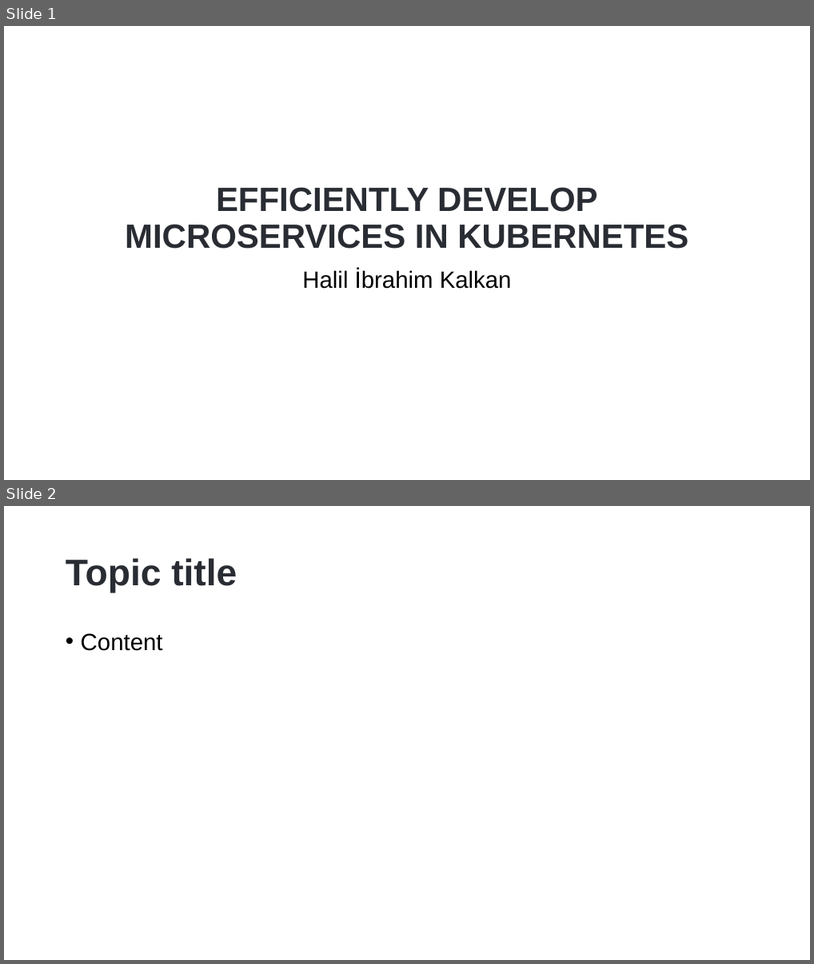
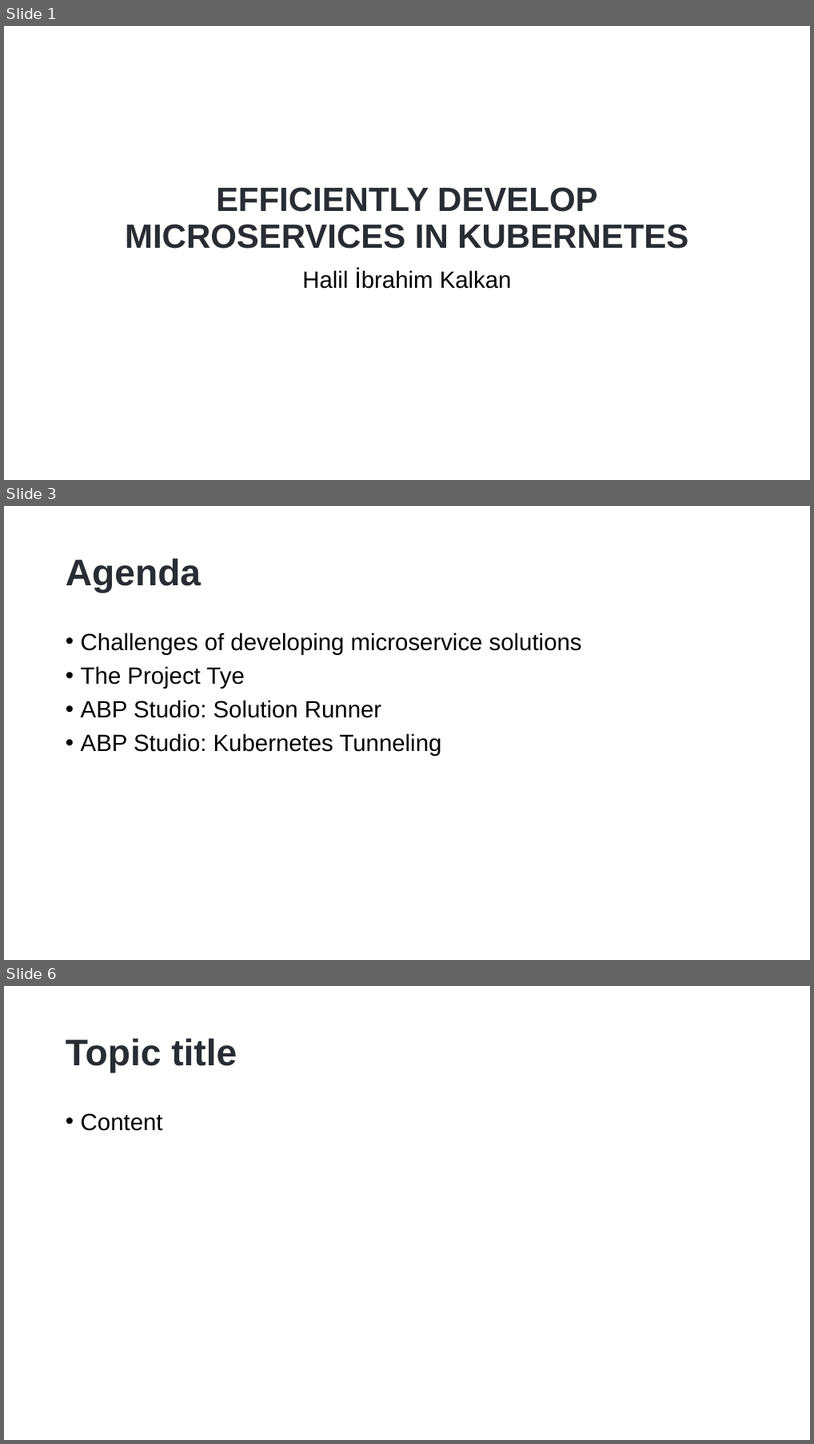
Before and after one commit to hikalkan/presentations, a slide deck: 2023-05-10 ABP Conf 2023 Developing with Kubernetes/Developing with Kubernetes.pptx. Shown one above the other, each under a label of ours: slides 1 and 2 before the commit, slides 1, 3 and 6 after it; the slides between them are not shown. The pictures are 814x964 and 814x1444 pixels, drawn with LibreOffice and Linux fonts; fonts in the diff are those of the drawing; background and template pictures are left out. Boxes give left, top, right and bottom in pixels: in the first picture for what was removed or moved away, otherwise in the second. Text is boxed around its words. In the diff, an @@ line names an element or a change of style, - is before the commit and + after.

```diff
--- a/2023-05-10 ABP Conf 2023 Developing with Kubernetes/Developing with Kubernetes.pptx
+++ b/2023-05-10 ABP Conf 2023 Developing with Kubernetes/Developing with Kubernetes.pptx
@@ slide 3 added at (4, 506, 810, 960), background picture (left out) @@
@@ title added at (66, 558, 201, 593), 44 pt, text #292D33, bold @@
+Agenda
@@ text added at (81, 632, 582, 756), 28 pt, text #000000 @@
+• Challenges of developing microservice solutions
+• The Project Tye
+• ABP Studio: Solution Runner
+• ABP Studio: Kubernetes Tunneling
@@ what was slide 2 is now slide 6 @@
```
Also in this commit, not shown: 31 other slides added.
